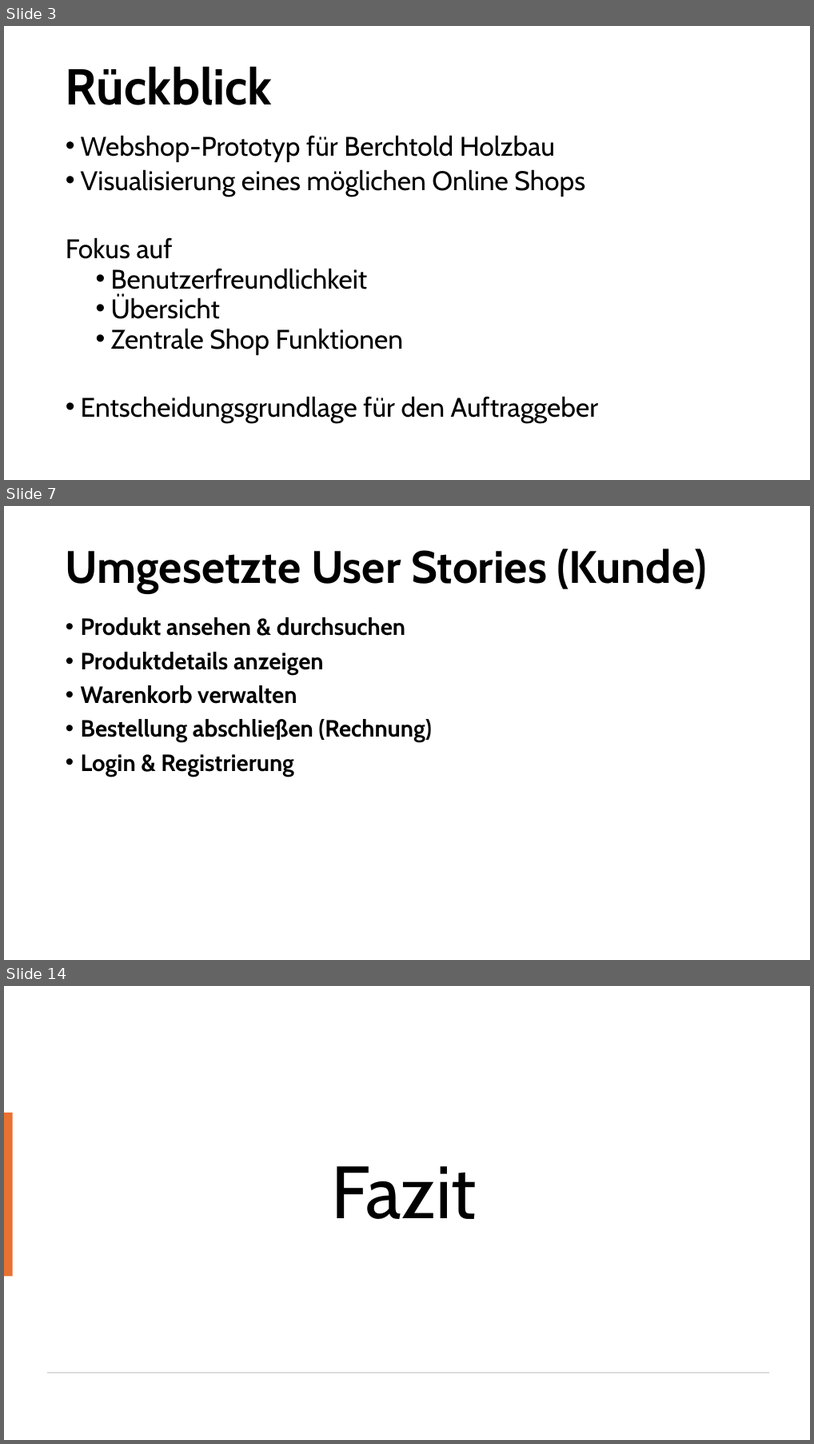
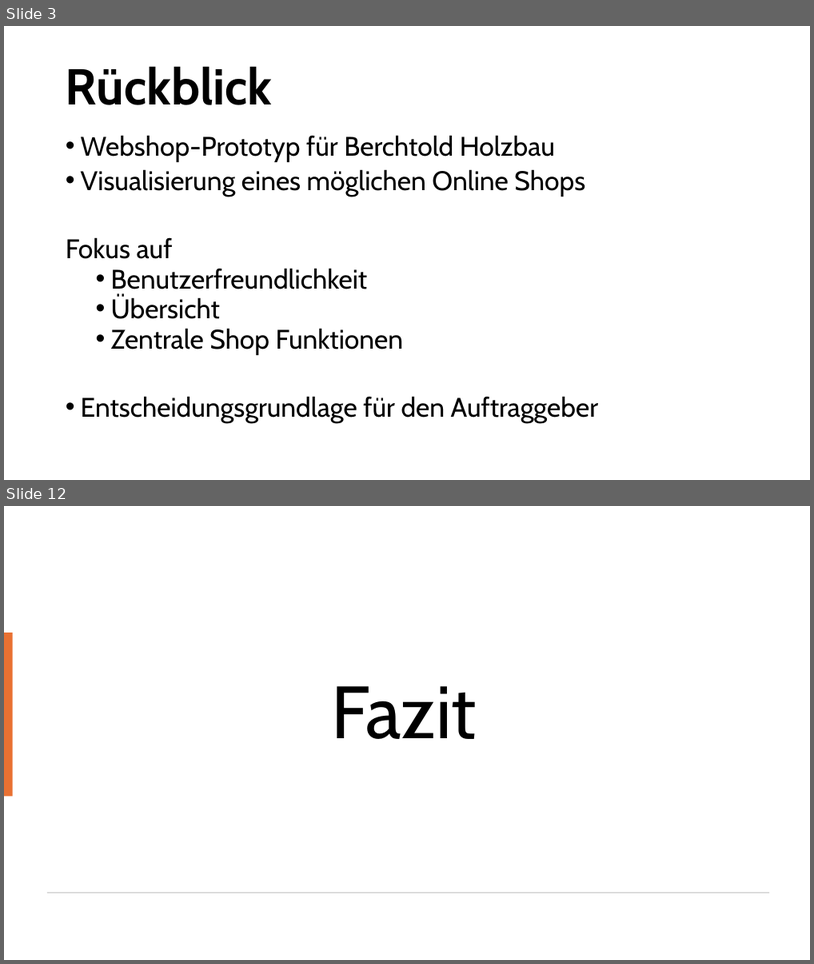
Before and after one commit to HalbmayrJulian/JHLB-BerchtoldHolzbauplanWebshop, a slide deck: Webshop_Berchtold/Endpräsentation_Webshop.pptx. Shown one above the other, each under a label of ours: slides 3, 7 and 14 before the commit, slides 3 and 12 after it; the slides between them are not shown. The pictures are 814x1444 and 814x964 pixels, drawn with LibreOffice and Linux fonts; fonts in the diff are those of the drawing. Boxes give left, top, right and bottom in pixels: in the first picture for what was removed or moved away, otherwise in the second. Text is boxed around its words. In the diff, an @@ line names an element or a change of style, - is before the commit and + after.

```diff
--- a/Webshop_Berchtold/Endpräsentation_Webshop.pptx
+++ b/Webshop_Berchtold/Endpräsentation_Webshop.pptx
@@ slide 7 removed at (4,506,810,960), background #FFFFFF @@
@@ title removed at (66,548,707,593) @@
-Umgesetzte User Stories (Kunde)
@@ text removed at (81,617,431,776) @@
-• Produkt ansehen & durchsuchen
-• Produktdetails anzeigen
-• Warenkorb verwalten
-• Bestellung abschließen (Rechnung)
-• Login & Registrierung
@@ what was slide 14 is now slide 12 @@
```
Also in this commit, not shown: 2 slides changed, 6 slides added, 7 other slides removed.
